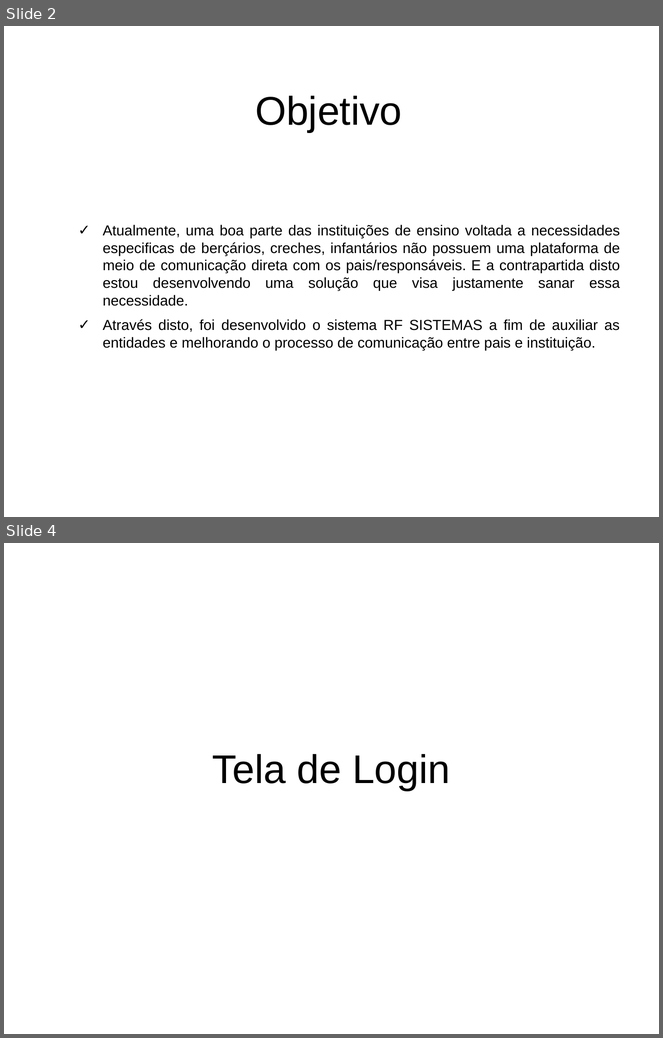
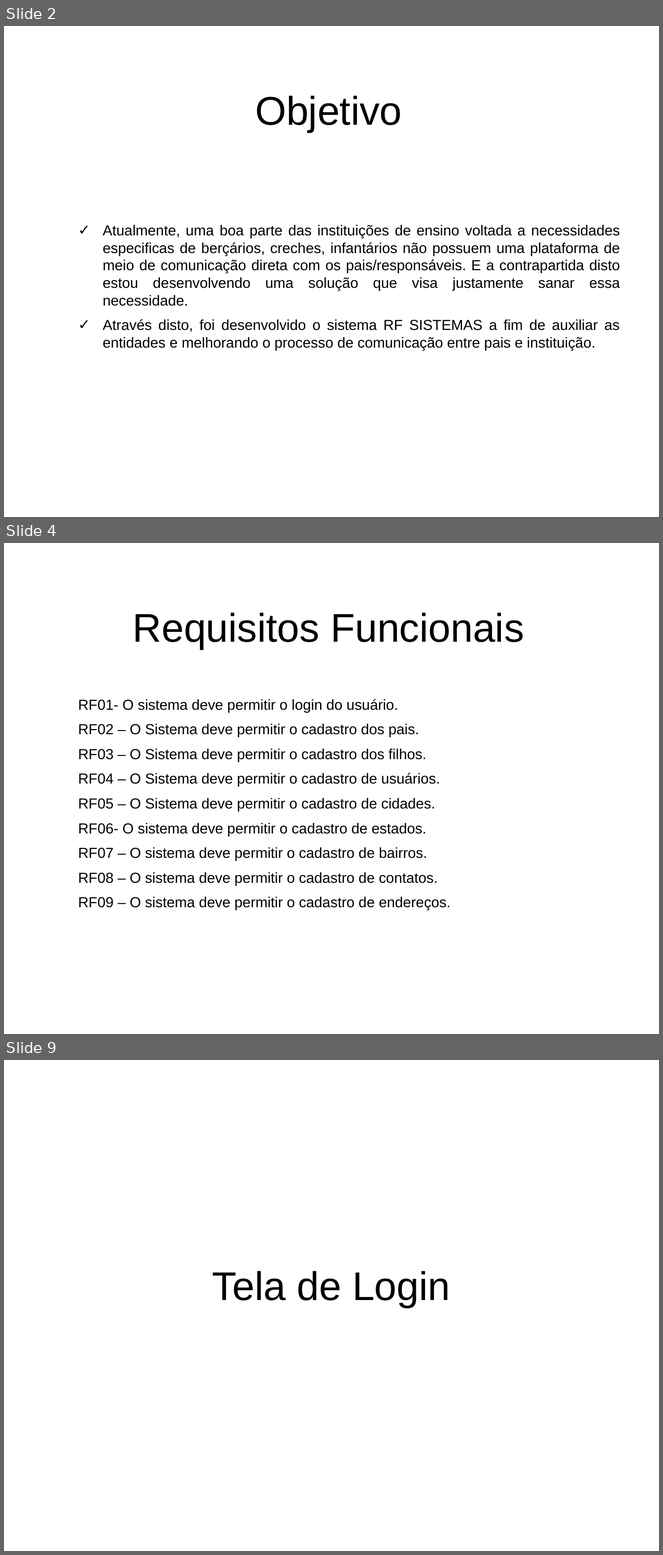
Before and after one commit to rodrigo-fernandes/ProjSoftware2, a slide deck: 2018-06-25 a 2018-06-29 rodada de demonstracao/RFSistema_Rodrigo_Fernandes.ppt. Shown one above the other, each under a label of ours: slides 2 and 4 before the commit, slides 2, 4 and 9 after it; the slides between them are not shown. The pictures are 663x1038 and 663x1555 pixels, drawn with LibreOffice and Linux fonts; fonts in the diff are those of the drawing; background and template pictures are left out. Boxes give left, top, right and bottom in pixels: in the first picture for what was removed or moved away, otherwise in the second. Text is boxed around its words. In the diff, an @@ line names an element or a change of style, - is before the commit and + after.

```diff
--- a/2018-06-25 a 2018-06-29 rodada de demonstracao/RFSistema_Rodrigo_Fernandes.ppt
+++ b/2018-06-25 a 2018-06-29 rodada de demonstracao/RFSistema_Rodrigo_Fernandes.ppt
@@ slide 4 added at bbox=[4, 543, 659, 1034], background picture (left out) @@
@@ title added at bbox=[133, 613, 524, 650], 44 pt, text #000000 @@
+Requisitos Funcionais
@@ subtitle added at bbox=[78, 699, 451, 911], 16 pt, text #000000 @@
+RF01- O sistema deve permitir o login do usuário.
+RF02 – O Sistema deve permitir o cadastro dos pais.
+RF03 – O Sistema deve permitir o cadastro dos filhos.
+RF04 – O Sistema deve permitir o cadastro de usuários.
+RF05 – O Sistema deve permitir o cadastro de cidades.
+RF06- O sistema deve permitir o cadastro de estados.
+RF07 – O sistema deve permitir o cadastro de bairros.
+RF08 – O sistema deve permitir o cadastro de contatos.
+RF09 – O sistema deve permitir o cadastro de endereços.
@@ what was slide 4 is now slide 9 @@
```
Also in this commit, not shown: 1 slide changed, 4 other slides added, 2 other files.
